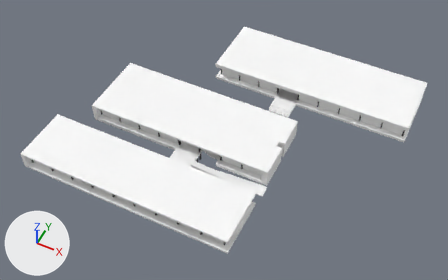
Before and after pictures for a commit that changed the Blender file IF_v2.blend.
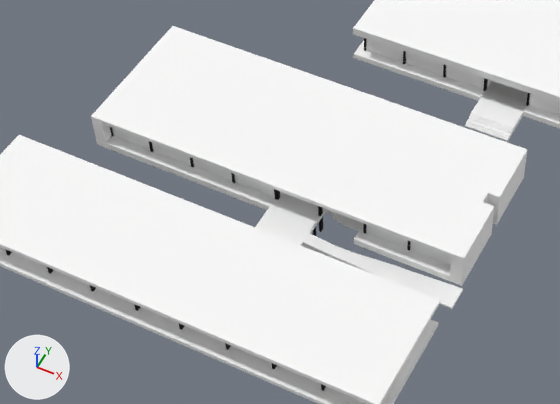
Each version is shown whole from a camera (50 mm lens) standing at (74.6, -111.1, 156.2) and looking at (12.3, 13.3, 0.6), then close up on the part from 11% to 70% of the width and 18% to 86% of the height. The lights are fixed; the arrows at lower left show +X, +Y and +Z.
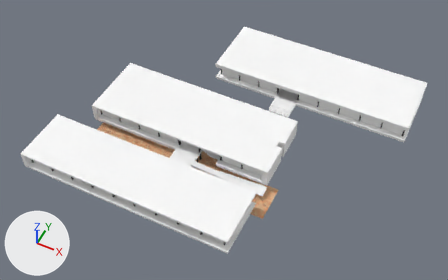
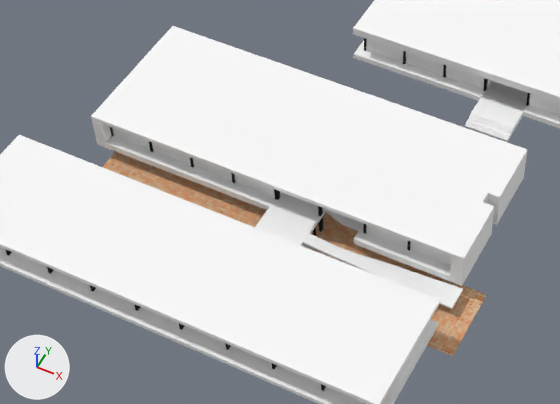
The change, as a diff of the scene's bpy script:
```diff
--- a/IF_v2.blend.py
+++ b/IF_v2.blend.py
@@ ob_plane_010 @@
 ob_plane_010.location = (4.0, -3.4, 0.0)
-ob_plane_010.hide_set(True)
```

Where the change shows, as pixel boxes [x1, y1, x2, y2] in the close-ups (560 x 404 px):
'Plane.010', shown: after [103, 152, 486, 356]
